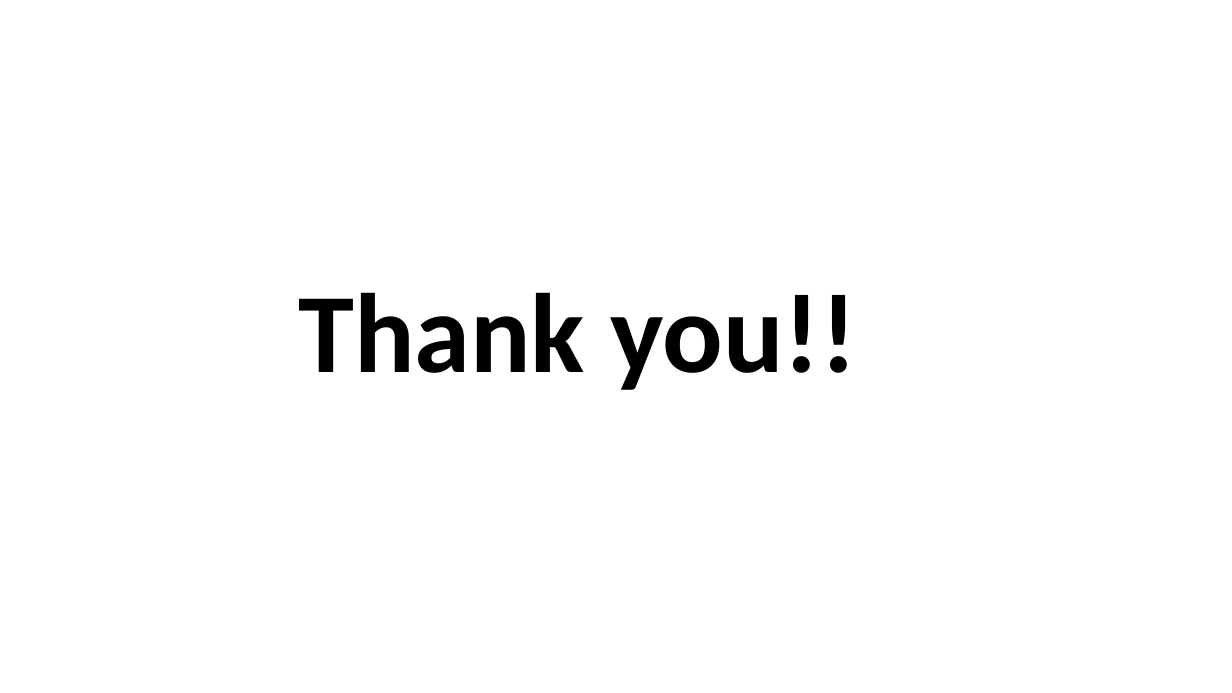
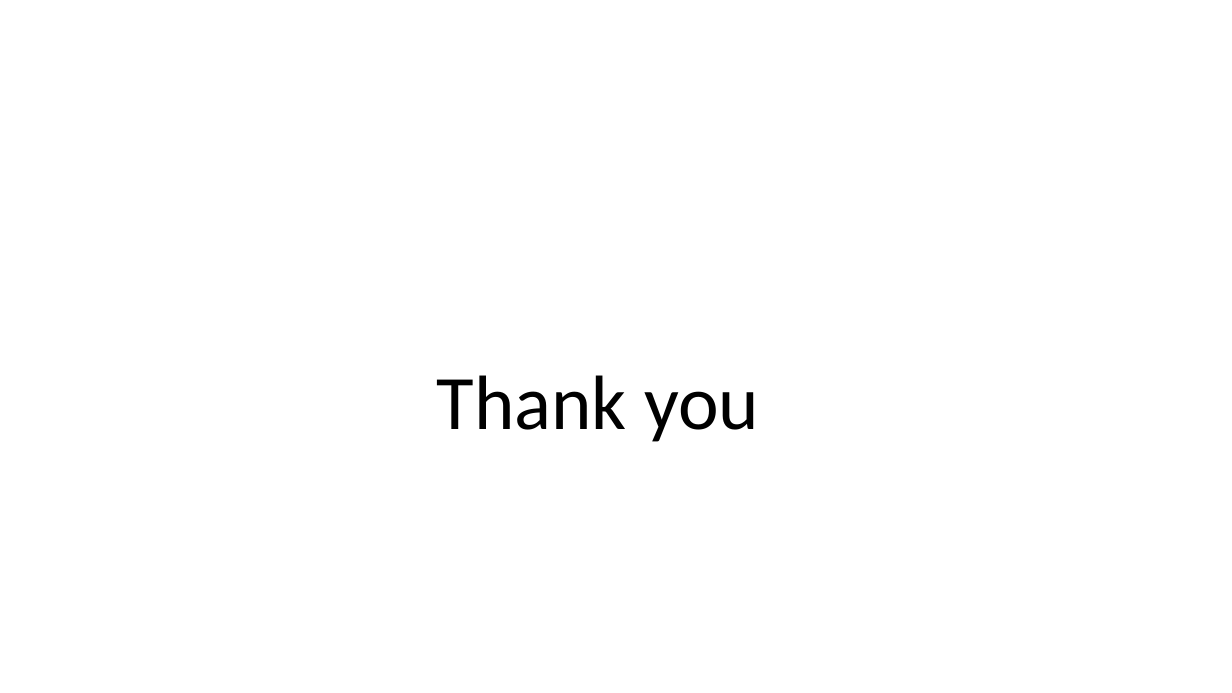
Before and after one commit to vinotha8888/authentication, a slide deck: slide 16 of review1.pptx (slide 19 before the commit). Drawn at 1232x693 pixels with LibreOffice and Linux fonts; fonts in the diff are those of the drawing. Boxes give left, top, right and bottom in pixels: in the first picture for what was removed or moved away, otherwise in the second. Text is boxed around its words. In the diff, an @@ line names an element or a change of style, - is before the commit and + after.

```diff
--- a/review1.pptx
+++ b/review1.pptx
@@ title at (437, 375, 759, 442): text changed; size 88 to 60 pt; bold off @@
-Thank you!!
+Thank you
```
Also in this commit, not shown: 11 other slides changed, 3 slides added, 6 slides removed.
